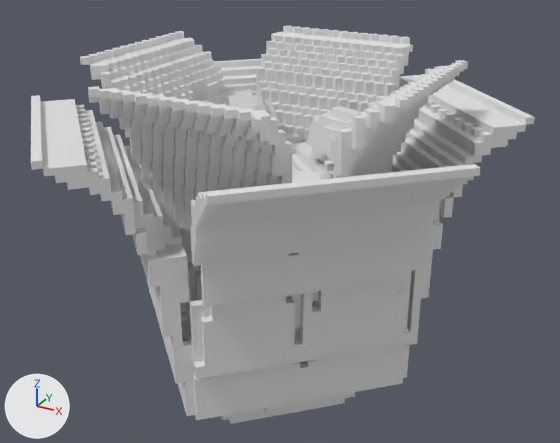
One commit to the Blender file Project_HoneyMoon_A.blenddesign1.blend: the scene before it, then after it.
One viewpoint serves both versions: a 50 mm lens placed at (7.77, -13.75, 37.42), pointed at (-1.17, 2.51, 29.29). The axes (+X, +Y, +Z) are drawn at lower left. The lights are the same throughout. The older version comes first. The same objects are shown in both versions, whatever each file hides.

The scene before the commit, as lines of its bpy script (objects in view):
```python
me_cube_002 = bpy.data.meshes.new('Cube.002')
me_cube_002.from_pydata(...)  # 27601 vertices, 29196 faces; spans x -1.91..1.91, y -1.99..1.99, z -1.6..2.67
me_sphere_004 = bpy.data.meshes.new('Sphere.004')
me_sphere_004.from_pydata(...)  # 672 vertices, 666 faces; spans x -4.02..0.97, y -3.89..1.96, z -2.59..0.97
ob_berries_004 = bpy.data.objects.new('Berries.004', me_sphere_004)
ob_berries_004.location = (-1.04, 0.8, 32.49)
ob_berries_004.rotation_euler = (-0.325, 0.232, 2.081)  # degrees (-19, 13, 119)
ob_berries_004.scale = (0.641, 0.641, 0.641)
ob_flower_base = bpy.data.objects.new('Flower Base', me_cube_002)
ob_flower_base.location = (0.0, 0.0, 29.13)
ob_flower_base.rotation_euler = (0.0, 0.0, -0.785)  # degrees (0, 0, -45)
ob_flower_base.scale = (2.42, 2.42, 1.86)
```
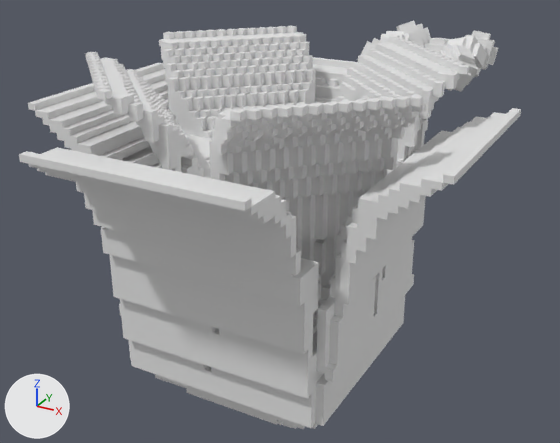
Location of each change, (x1, y1, x2, y2) in pixels of the pictures (560 x 443 px):
```json
{"object": "Flower Base", "change": "turned", "before": [31, 26, 535, 424], "after": [19, 26, 521, 429]}
{"object": "Berries.004", "change": "reshaped, moved", "before": [226, 89, 360, 163], "after": [361, 20, 498, 92]}
{"part": 1, "of": "me_sphere_004", "change": "added", "after": [423, 38, 449, 52], "on screen": "mostly hidden"}
{"part": 2, "of": "me_sphere_004", "change": "added", "after": [438, 44, 478, 92]}
{"part": 3, "of": "me_sphere_004", "change": "added", "after": [361, 36, 389, 56], "on screen": "mostly hidden"}
{"part": 4, "of": "me_sphere_004", "change": "added", "after": [380, 31, 414, 42], "on screen": "mostly hidden"}
{"part": 5, "of": "me_sphere_004", "change": "added", "after": [447, 35, 487, 77]}
```

Scene script edits in JSON lines:
```json
{"block": "me_sphere_004", "where": "# used by ob_berries_004; location = (-1.04, 0.8, 32.49); rotation_euler = (-0.325, 0.232, 2.081), in degrees (-19, 13, 119); scale = (0.641, 0.641, 0.641)"}
{"op": "remove", "block": "me_sphere_004", "code": "me_sphere_004.from_pydata(...)  # 672 vertices, 666 faces; spans x -4.02..0.97, y -3.89..1.96, z -2.59..0.97"}
{"op": "add", "block": "me_sphere_004", "code": "me_sphere_004.from_pydata(...)  # 2016 vertices, 1998 faces; spans x -4.77..0.97, y -3.89..3.14, z -3.0..0.97"}
{"block": "me_sphere_004", "change": "me_sphere_004 part 1: the loose piece of 224 vertices spanning x -0.97..0.97, y -0.97..0.97, z -0.97..0.97 is copied, and the copy is multiplied about its middle by the matrix ((-0.568, 0.811, -0.141), (-0.729, -0.576, -0.37), (-0.381, -0.107, 0.918)), then moved by (-0.51, -1.04, -1.24); it spans x -1.59..0.57, y -2.2..0.12, z -2.34..-0.15"}
{"block": "me_sphere_004", "change": "me_sphere_004 part 2: the loose piece of 224 vertices spanning x -4.02..-1.63, y -0.29..1.96, z -2.26..-0.1 is copied, and the copy is multiplied about its middle by the matrix ((-0.485, -0.047, -0.873), (0.821, -0.367, -0.437), (-0.3, -0.929, 0.217)), then moved by (-0.81, -1.79, -0.61); it spans x -4.77..-2.5, y -2.0..0.08, z -3.0..-0.59"}
{"block": "me_sphere_004", "change": "me_sphere_004 part 3: the loose piece of 224 vertices spanning x -4.02..-1.63, y -0.29..1.96, z -2.26..-0.1 is copied, and the copy is multiplied about its middle by the matrix ((-0.741, 0.604, -0.294), (0.059, -0.378, -0.924), (-0.669, -0.702, 0.245)), then moved by (0.16, 1.18, 0.89); it spans x -3.74..-1.59, y 0.89..3.14, z -1.36..0.79"}
{"block": "me_sphere_004", "change": "me_sphere_004 part 4: the loose piece of 224 vertices spanning x -0.97..0.97, y -0.97..0.97, z -0.97..0.97 is copied, and the copy is multiplied about its middle by the matrix ((-0.22, 0.853, -0.473), (-0.921, -0.341, -0.187), (-0.321, 0.395, 0.861)), then moved by (-1.31, 1.17, -0.23); it spans x -2.43..-0.19, y 0.06..2.29, z -1.37..0.9"}
{"block": "me_sphere_004", "change": "me_sphere_004 part 5: the loose piece of 224 vertices spanning x -2.56..-0.35, y -3.89..-1.62, z -2.59..-0.48 is copied, and the copy is multiplied about its middle by the matrix ((-0.609, -0.079, -0.789), (0.272, -0.955, -0.114), (-0.745, -0.284, 0.603)), then moved by (-1.13, 0.98, -0.01); it spans x -3.79..-1.39, y -2.92..-0.62, z -2.61..-0.48"}
{"block": "me_sphere_004", "change": "other edits to the shape of me_sphere_004 do not show in these pictures"}
{"op": "set", "path": "ob_flower_base.rotation_euler", "old": "(0.0, 0.0, -0.785)", "new": "(0.0, 0.0, -0.0000783)", "note": "degrees (0, 0, -45) -> degrees (0, 0, -0)"}
{"op": "set", "path": "ob_berries_004.location", "old": "(-1.04, 0.8, 32.49)", "new": "(-1.04, 11.33, 32.49)"}
```
